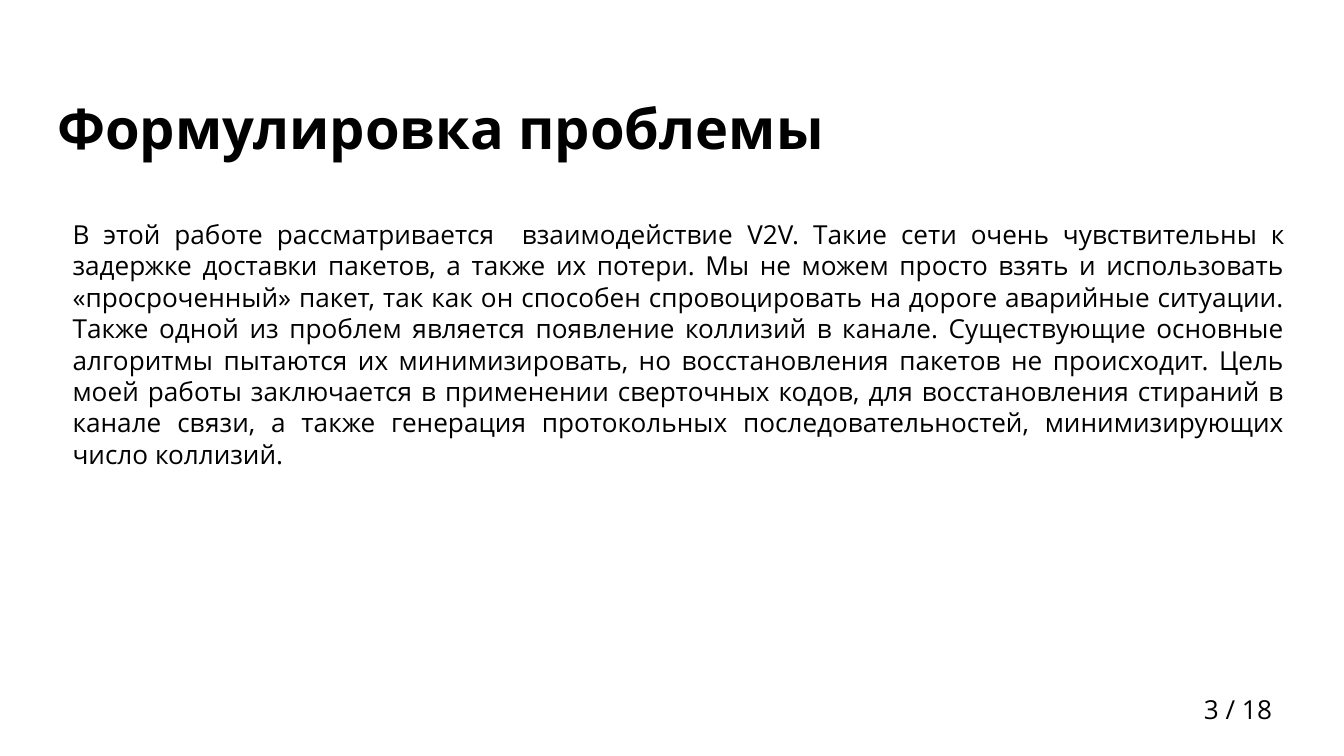
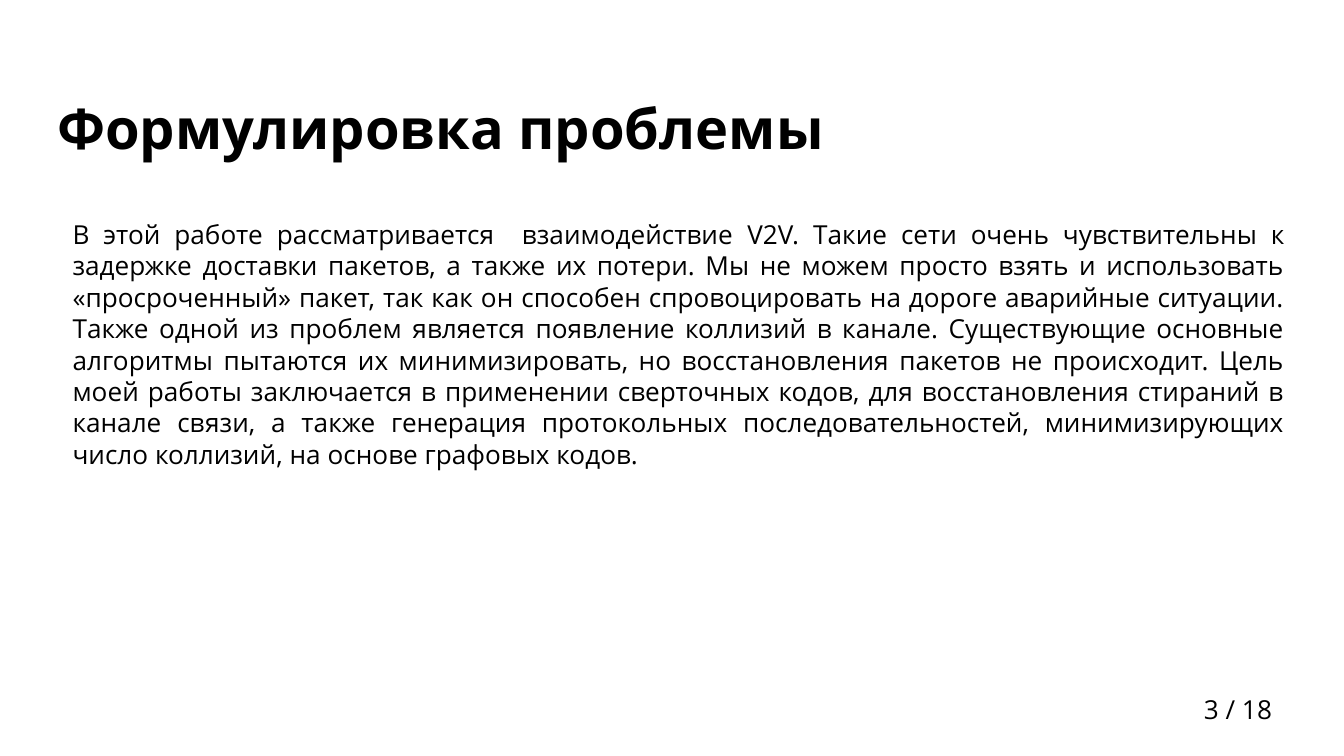
Before and after one commit to egalkin/bachelors_diploma, a slide deck: slide 3 of docs/presentation.pptx. Drawn at 1344x756 pixels with LibreOffice and Linux fonts; fonts in the diff are those of the drawing; background and template pictures are left out. Boxes give left, top, right and bottom in pixels: in the first picture for what was removed or moved away, otherwise in the second. Text is boxed around its words. In the diff, an @@ line names an element or a change of style, - is before the commit and + after.

Commit message:
Update presentation

```diff
--- a/docs/presentation.pptx
+++ b/docs/presentation.pptx
@@ text at <box>73,224,1285,471</box>: text changed @@
-В этой работе рассматривается взаимодействие V2V. Такие сети очень чувствительны к задержке доставки пакетов, а также их потери. Мы не можем просто взять и использовать «просроченный» пакет, так как он способен спровоцировать на дороге аварийные ситуации. Также одной из проблем является появление коллизий в канале. Существующие основные алгоритмы пытаются их минимизировать, но восстановления пакетов не происходит. Цель моей работы заключается в применении сверточных кодов, для восстановления стираний в канале связи, а также генерация протокольных последовательностей, минимизирующих число коллизий.
+В этой работе рассматривается взаимодействие V2V. Такие сети очень чувствительны к задержке доставки пакетов, а также их потери. Мы не можем просто взять и использовать «просроченный» пакет, так как он способен спровоцировать на дороге аварийные ситуации. Также одной из проблем является появление коллизий в канале. Существующие основные алгоритмы пытаются их минимизировать, но восстановления пакетов не происходит. Цель моей работы заключается в применении сверточных кодов, для восстановления стираний в канале связи, а также генерация протокольных последовательностей, минимизирующих число коллизий, на основе графовых кодов.
```
Also in this commit, not shown: 1 other slide changed.
